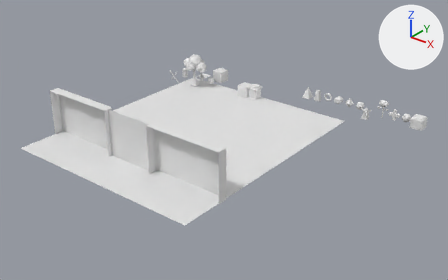
What one commit did to the glTF model public/model.glb.
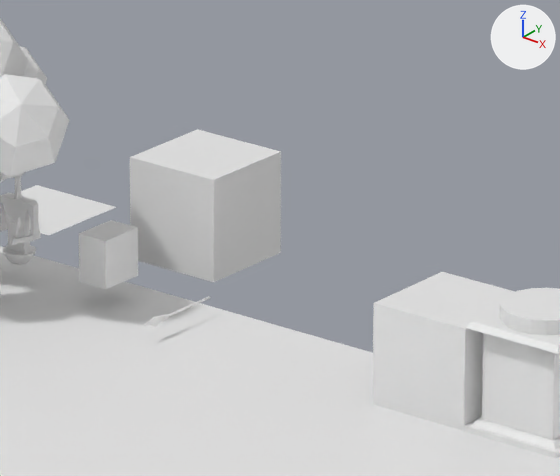
There are two pictures of each version: one whole from a 50 mm lens placed at (73.4, -82.5, 40.4), pointed at (21.2, -17.2, -0.1), one close up on the part from 45% to 57% of the width and 20% to 37% of the height. Lighting does not change. The marker at upper right points along +X, +Y and +Z. Where no turn or scale is listed for an object, it has been applied to the vertices.

In view in the first close-up: 'dground', 'door_1', 'door_1_face4', 'healthBox', 'mob_1', 'nWall', 'planeGround', 'tree', 'wall_1'.
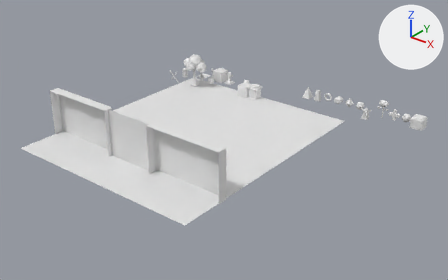
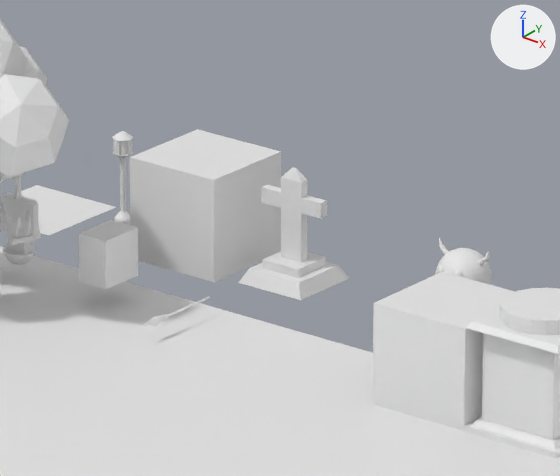
Changed parts and their boxes (x1, y1, x2, y2) in the close-ups (560 x 476 px):
'ndecor1', added: after (238, 167, 349, 300)
'nmob1', added: after (435, 248, 492, 285)
'ndecor2', added: after (112, 131, 133, 225)
'nmob1horn', added: after (439, 238, 489, 265)
'nmob1head', added: after (437, 265, 463, 277)

Diff of the bpy script that builds the scene:
```diff
--- a/public/model.glb.py
+++ b/public/model.glb.py
@@ me_sphere_008 @@
+me_sphere_008.from_pydata(...)  # 362 vertices, 680 faces; spans x -0.559..0.559, y -0.05..0.05, z 0.272..0.611
@@ me_sphere_007 @@
+me_sphere_007.from_pydata(...)  # a UV sphere (32 segments, 16 rings, poles along z) spanning x 0.075..0.283, y -0.497..-0.289, z 0.07..0.278; a UV sphere (32 segments, 16 rings, poles along z) spanning x -0.283..-0.075, y -0.497..-0.289, z 0.07..0.278
@@ me_sphere_005 @@
+me_sphere_005.from_pydata(...)  # a UV sphere (32 segments, 16 rings, poles along z) spanning x -0.51..0.51, y -0.51..0.51, z -0.51..0.51
@@ me_cylinder_011 @@
+me_cylinder_011.from_pydata(...)  # 252 vertices, 482 faces; spans x -0.3..0.3, y -0.3..0.3, z 0.0..1.98
@@ me_cube_013 @@
+me_cube_013.from_pydata(...)  # 44 vertices, 82 faces; spans x -0.74..0.74, y -0.74..0.74, z 0.0..2.2
@@ ob_nmob1horn @@
+ob_nmob1horn = bpy.data.objects.new('nmob1horn', me_sphere_008)
+ob_nmob1horn.location = (11.0, 2.0, 1.0)
@@ ob_nmob1head @@
+ob_nmob1head = bpy.data.objects.new('nmob1head', me_sphere_007)
+ob_nmob1head.location = (11.0, 2.0, 1.0)
@@ ob_nmob1 @@
+ob_nmob1 = bpy.data.objects.new('nmob1', me_sphere_005)
+ob_nmob1.location = (11.0, 2.0, 1.0)
@@ ob_ndecor2 @@
+ob_ndecor2 = bpy.data.objects.new('ndecor2', me_cylinder_011)
+ob_ndecor2.location = (3.0, 2.0, 0.02)
@@ ob_ndecor1 @@
+ob_ndecor1 = bpy.data.objects.new('ndecor1', me_cube_013)
+ob_ndecor1.location = (7.1, 2.0, 0.0)
```
